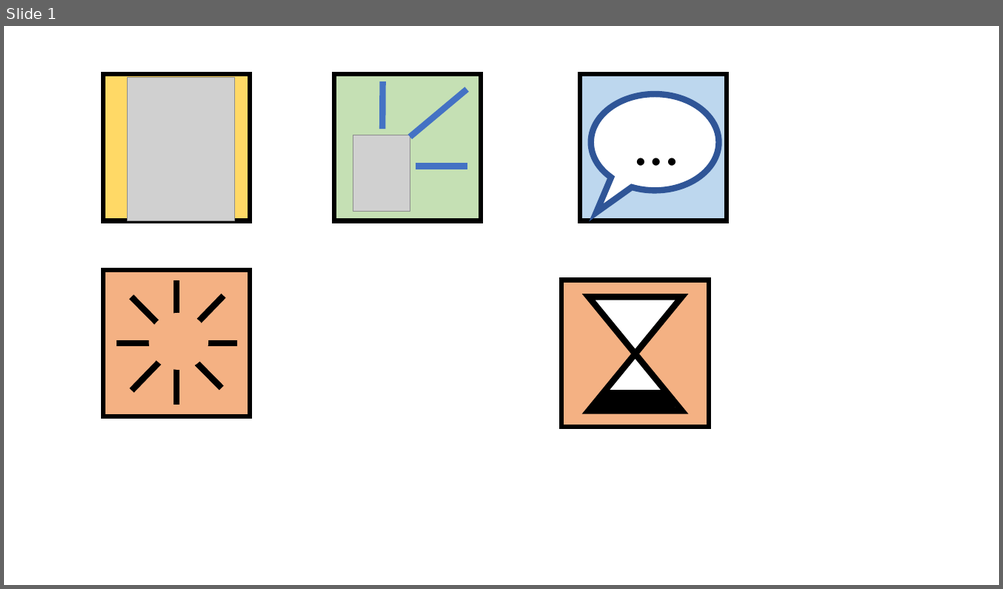
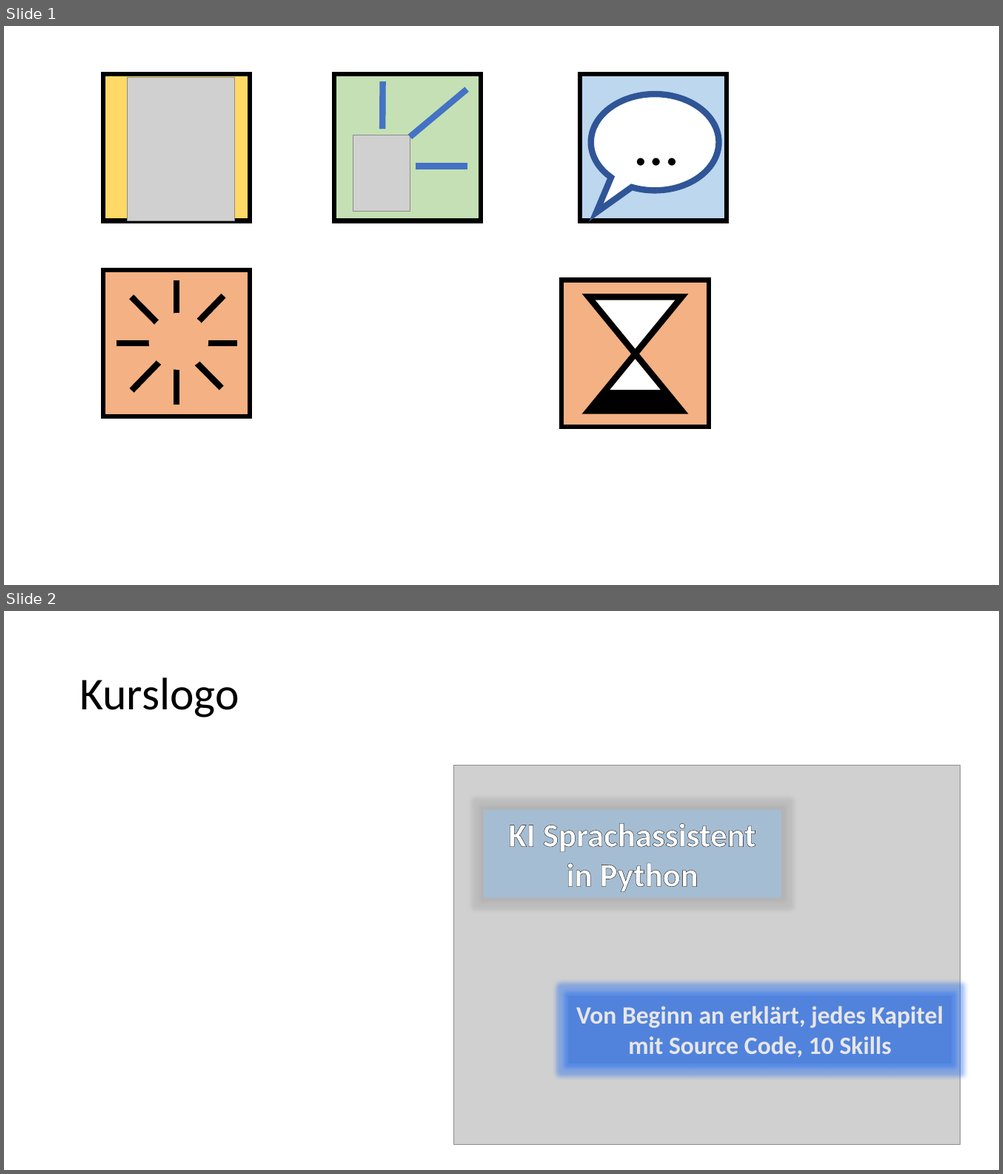
Before and after one commit to padmalcom/AISpeechAssistant, a slide deck: Grafiken.pptx. Shown one above the other, each under a label of ours: slide 1 before the commit, slides 1 and 2 after it. The pictures are 1003x589 and 1003x1174 pixels, drawn with LibreOffice and Linux fonts; fonts in the diff are those of the drawing; grey boxes stand for pictures. Boxes give left, top, right and bottom in pixels: in the first picture for what was removed or moved away, otherwise in the second. Text is boxed around its words. In the diff, an @@ line names an element or a change of style, - is before the commit and + after.

```diff
--- a/Grafiken.pptx
+++ b/Grafiken.pptx
@@ slide 2 added at (4,611,999,1170), background #FFFFFF @@
@@ title added at (79,678,239,718), 44 pt, text #000000 @@
+Kurslogo
@@ picture added at (454,766,960,1145) @@
@@ rectangle added at (484,810,782,898), fill #9DC3E6 at 63% opacity, 32 pt, text #FFFFFF, bold @@
+KI Sprachassistent
+in Python
@@ rectangle added at (568,996,951,1064), fill #4472C4 at 29% opacity, 24 pt, text #E7E6E6, bold @@
+Von Beginn an erklärt, jedes Kapitel mit Source Code, 10 Skills
```
Also in this commit, not shown: 7 other files.
